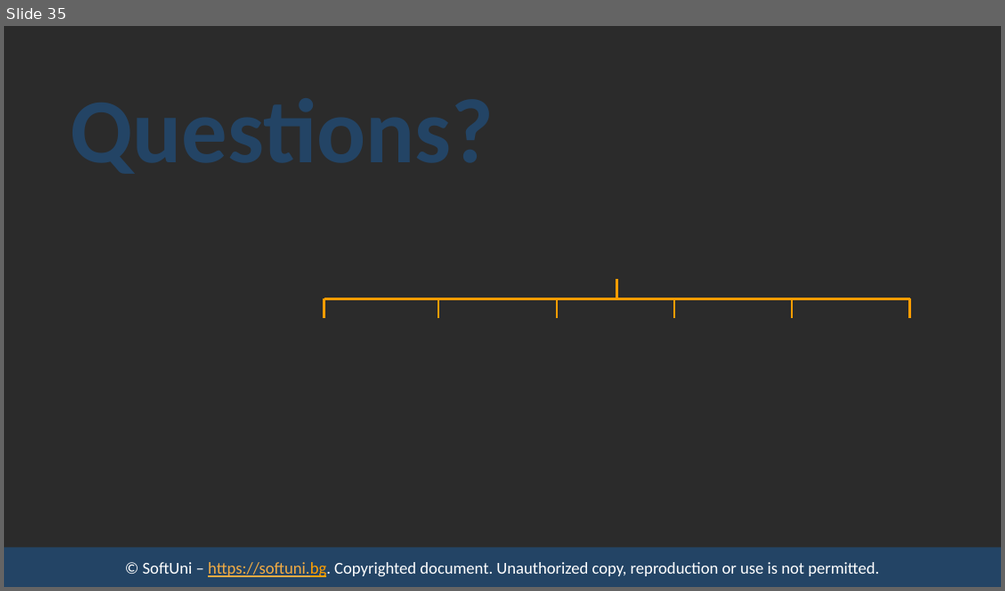
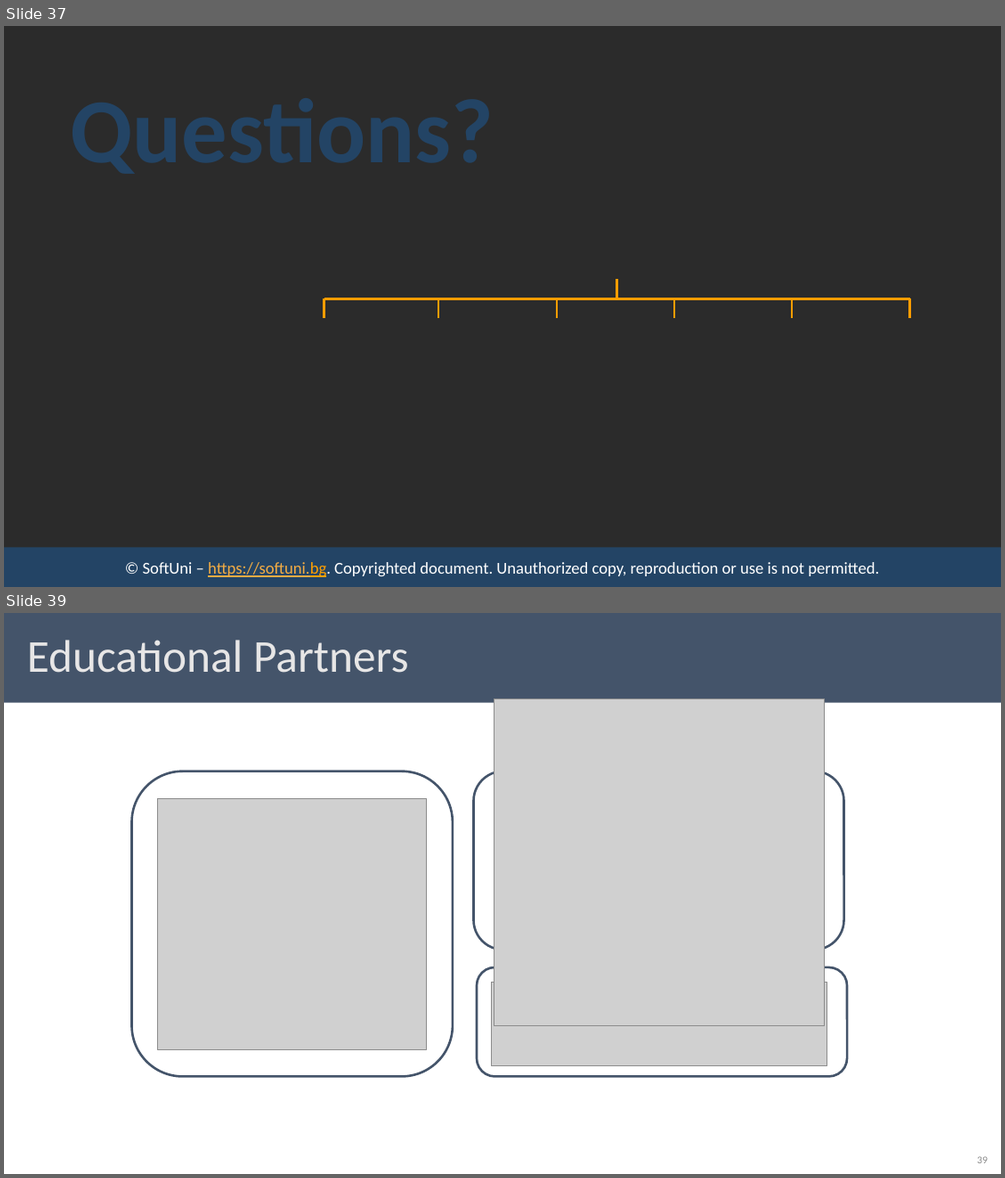
Before and after one commit to ErayErol/Software-University-Courses, a slide deck: 2021.09 - [ JS Back End ]/03 - [ ExpressJS and Templating ]/00 - [ Resources ]/Presentation.pptx. Shown one above the other, each under a label of ours: slide 35 before the commit, slides 37 and 39 after it; the slides between them are not shown. The pictures are 1005x591 and 1005x1178 pixels, drawn with LibreOffice and Linux fonts; fonts in the diff are those of the drawing; grey boxes stand for pictures; background and template pictures are left out; a plain dark background stands for a picture behind light text. Boxes give left, top, right and bottom in pixels: in the first picture for what was removed or moved away, otherwise in the second. Text is boxed around its words. In the diff, an @@ line names an element or a change of style, - is before the commit and + after.

```diff
--- a/2021.09 - [ JS Back End ]/03 - [ ExpressJS and Templating ]/00 - [ Resources ]/Presentation.pptx
+++ b/2021.09 - [ JS Back End ]/03 - [ ExpressJS and Templating ]/00 - [ Resources ]/Presentation.pptx
@@ slide 39 added at <box>4,613,1001,1174</box>, background #FFFFFF @@
@@ rectangle added at <box>4,613,1001,703</box>, fill #44546A @@
@@ title added at <box>27,640,409,673</box>, 44 pt, text #E7E6E6 @@
+Educational Partners
@@ picture added at <box>494,699,825,1025</box> @@
@@ rounded rectangle added at <box>132,771,453,1077</box>, fill #FFFFFF, outline #44546A 2.25 pt @@
@@ rounded rectangle added at <box>474,771,844,950</box>, fill #FFFFFF, outline #44546A 2.25 pt @@
@@ picture added at <box>158,798,427,1050</box> @@
@@ rounded rectangle added at <box>477,967,847,1077</box>, fill #FFFFFF, outline #44546A 2.25 pt @@
@@ picture added at <box>492,982,827,1065</box> @@
@@ page number added at <box>977,1156,987,1163</box>, 10 pt, text #8C8C8C @@
+39
@@ what was slide 35 is now slide 37 @@
```
Also in this commit, not shown: 14 slides changed, 3 other slides added, 5 other files.
